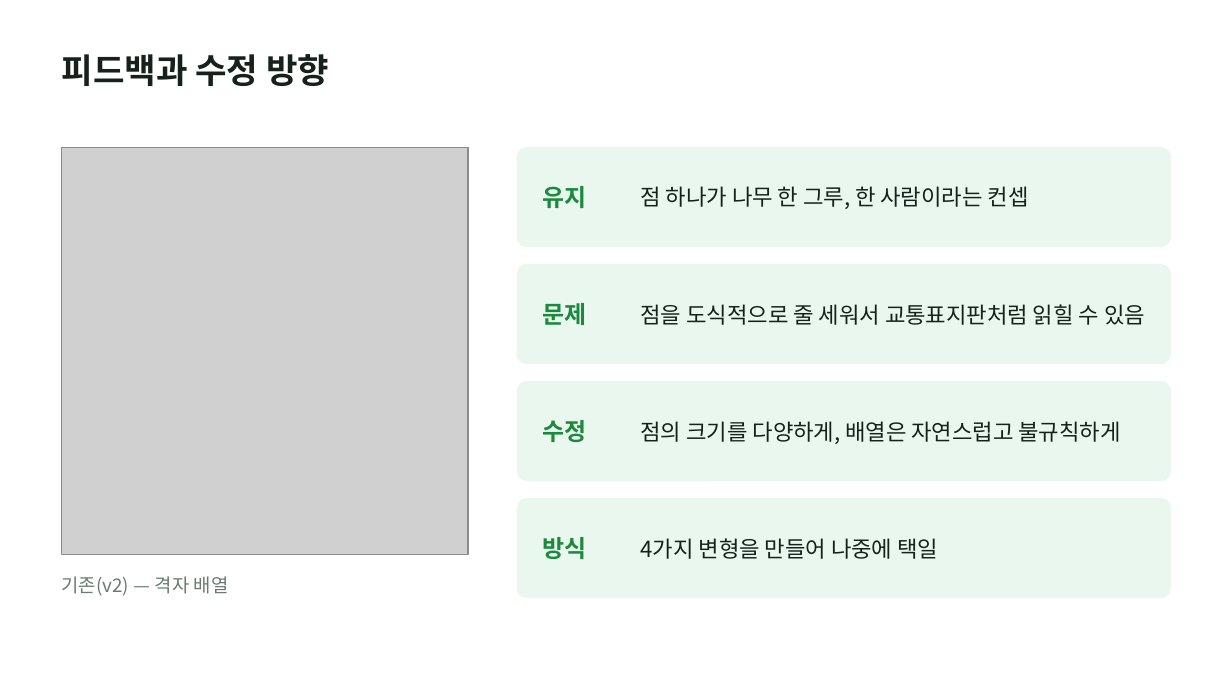
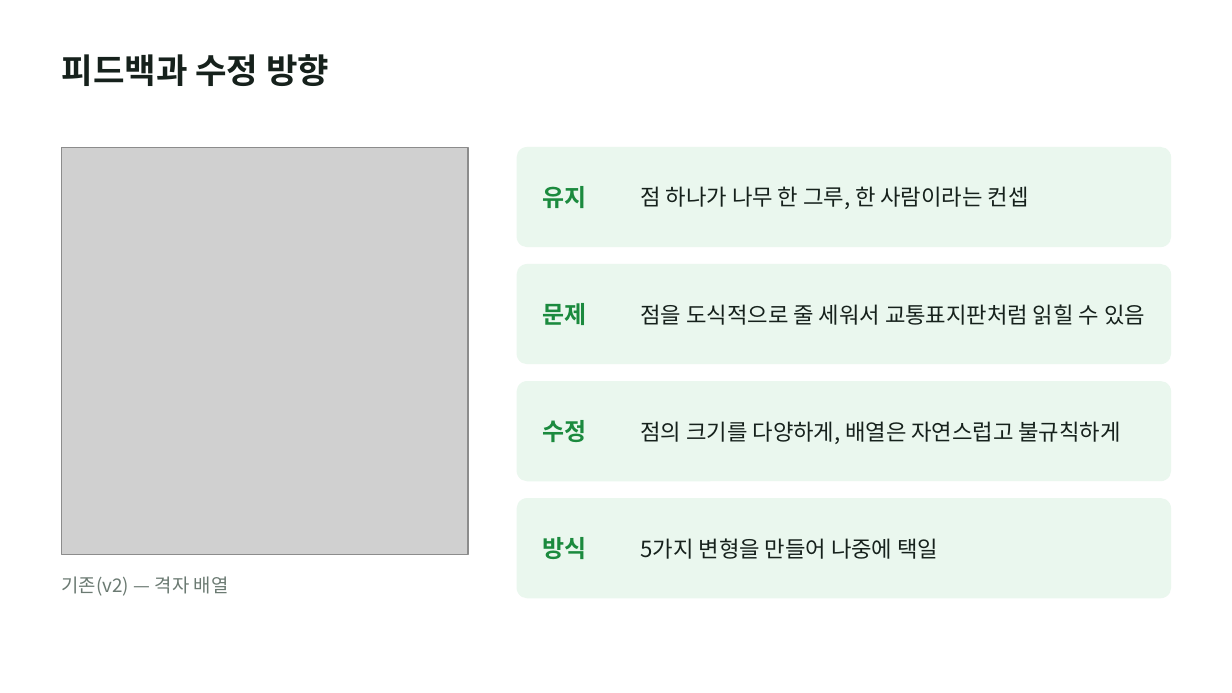
Before and after one commit to otterlee0208/otterlee, a slide deck: slide 2 of bi/zambia-variations-v3/plant-zambia-bi-variations-v3.pptx. Drawn at 1232x693 pixels with LibreOffice and Linux fonts; fonts in the diff are those of the drawing; grey boxes stand for pictures. Boxes give left, top, right and bottom in pixels: in the first picture for what was removed or moved away, otherwise in the second. Text is boxed around its words. In the diff, an @@ line names an element or a change of style, - is before the commit and + after.

```diff
--- a/bi/zambia-variations-v3/plant-zambia-bi-variations-v3.pptx
+++ b/bi/zambia-variations-v3/plant-zambia-bi-variations-v3.pptx
@@ text at [641,538,938,559]: text changed @@
-4가지 변형을 만들어 나중에 택일
+5가지 변형을 만들어 나중에 택일
```
Also in this commit, not shown: 6 other slides changed, 1 slide added, 49 other files.
